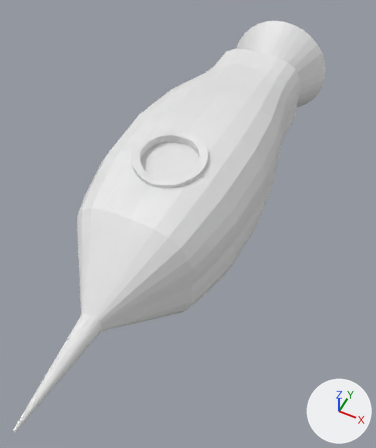
Before and after pictures for a commit that changed the FBX model Assets/Meshes/rocket.fbx.
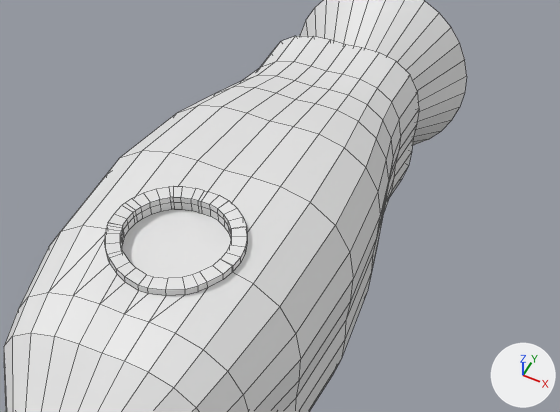
Each version is shown whole from a camera (50 mm lens) standing at (1.66, -3.66, 3.63) and looking at (0.13, -0.6, -0.2), then close up on the part from 20% to 100% of the width and 7% to 56% of the height. The lights are fixed; the arrows at lower right show +X, +Y and +Z. The close-ups show mesh edges as thin lines. Where no turn or scale is listed for an object, it has been applied to the vertices.
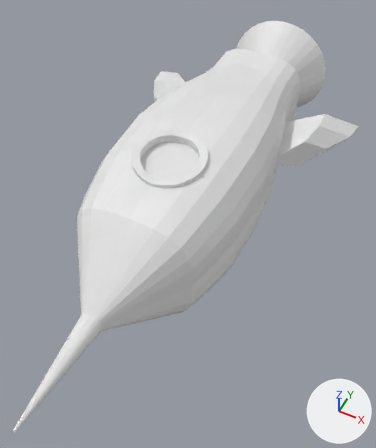
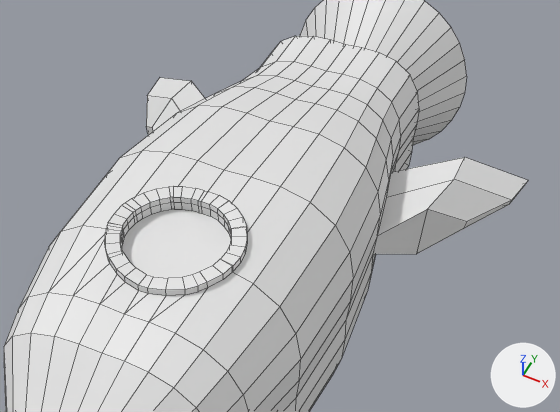
The newer file is also turned or shifted as a whole; pictures and numbers use the older file's frame.

What changed in the scene script:
```text
Change me_circle_002:
    used by ob_circle; location = (0.0, 0.0, 0.0)
    remove me_circle_002.from_pydata(...)  # 712 vertices, 652 faces; spans x -0.73..0.72, y -3.01..2.2, z -0.73..0.75
    add me_circle_002.from_pydata(...)  # 736 vertices, 676 faces; spans x -1.28..1.26, y -3.01..2.2, z -0.73..0.75
    me_circle_002 part 1
    2 faces are deleted
    12 vertices are added at x 0.85..1.26, y 0.62..1.44, z -0.13..0.21
    14 new faces join them
    me_circle_002 part 2
    2 faces are deleted
    12 vertices are added at x -1.28..-0.86, y 0.62..1.44, z -0.13..0.21
    14 new faces join them
```

Where the change shows, as pixel boxes [x1, y1, x2, y2] in the close-ups (560 x 412 px):
'Circle', reshaped
    before: [4, 0, 467, 412]
    after: [4, 0, 528, 412]
part 1 of me_circle_002, built on
    after: [373, 157, 528, 254]
part 2 of me_circle_002, built on
    after: [146, 77, 205, 135]
